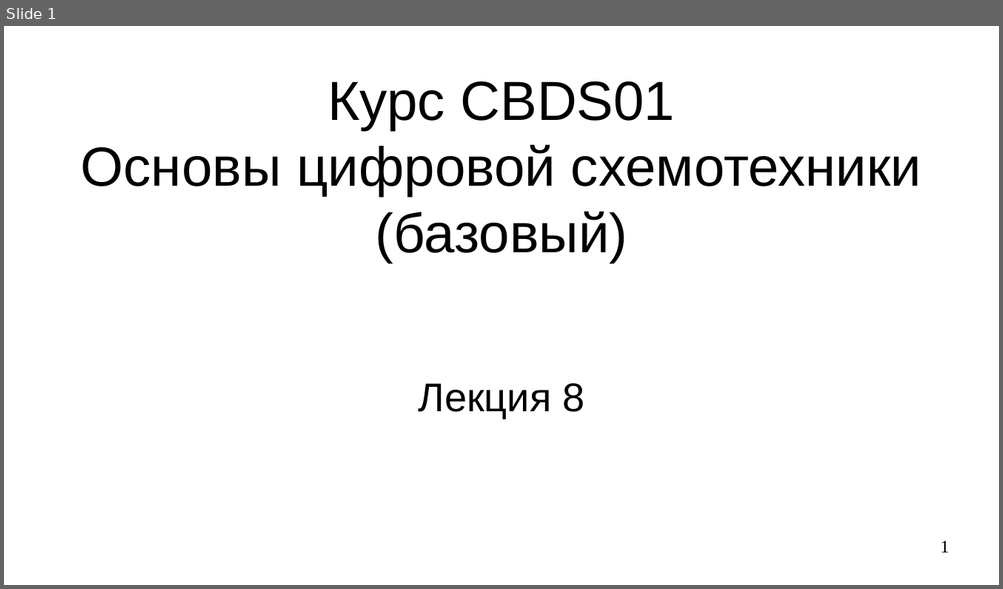
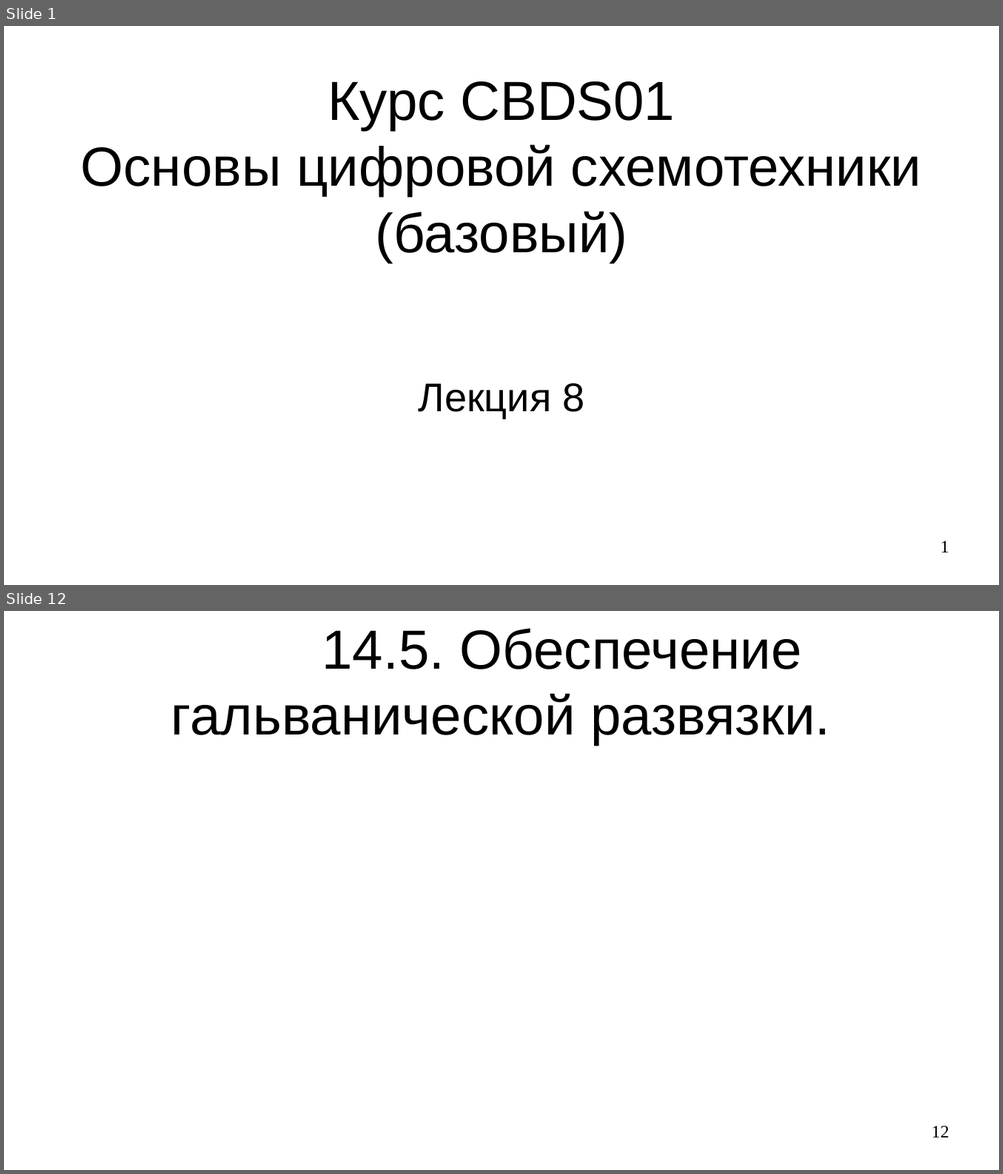
Before and after one commit to steelcraft/stud-lab, a slide deck: Лекции/СBDS01#L8.odp. Shown one above the other, each under a label of ours: slide 1 before the commit, slides 1 and 12 after it; the slides between them are not shown. The pictures are 1003x589 and 1003x1174 pixels, drawn with LibreOffice and Linux fonts; fonts in the diff are those of the drawing. Boxes give left, top, right and bottom in pixels: in the first picture for what was removed or moved away, otherwise in the second. Text is boxed around its words. In the diff, an @@ line names an element or a change of style, - is before the commit and + after.

```diff
--- a/Лекции/СBDS01#L8.odp
+++ b/Лекции/СBDS01#L8.odp
@@ slide 12 added at bbox=[4, 611, 999, 1170], background #FFFFFF @@
@@ title added at bbox=[171, 628, 830, 745], 44 pt, text #000000 @@
+14.5. Обеспечение гальванической развязки.
@@ page number added at bbox=[931, 1126, 949, 1138], 14 pt, text #000000 @@
+12
```
Also in this commit, not shown: 11 other slides added.
